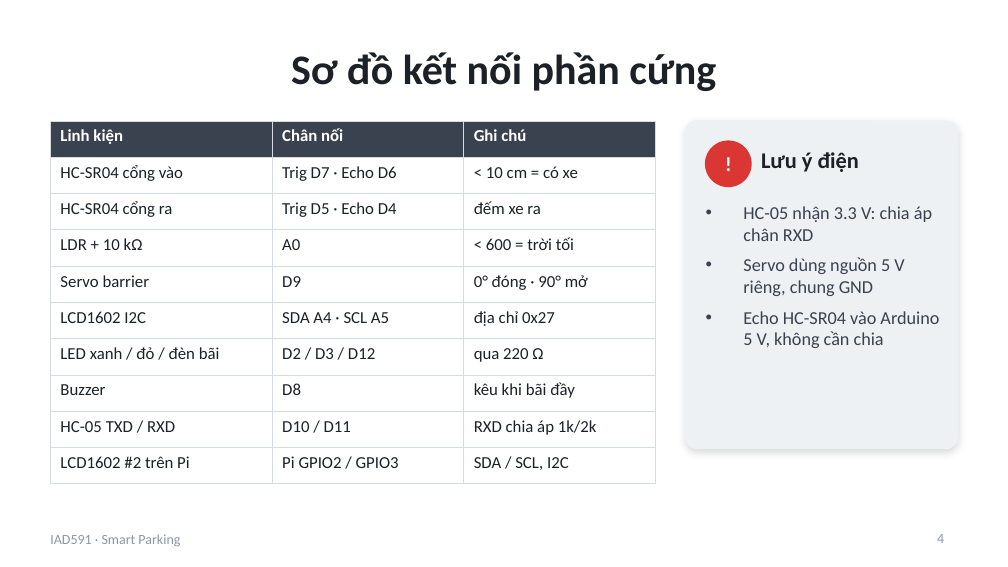
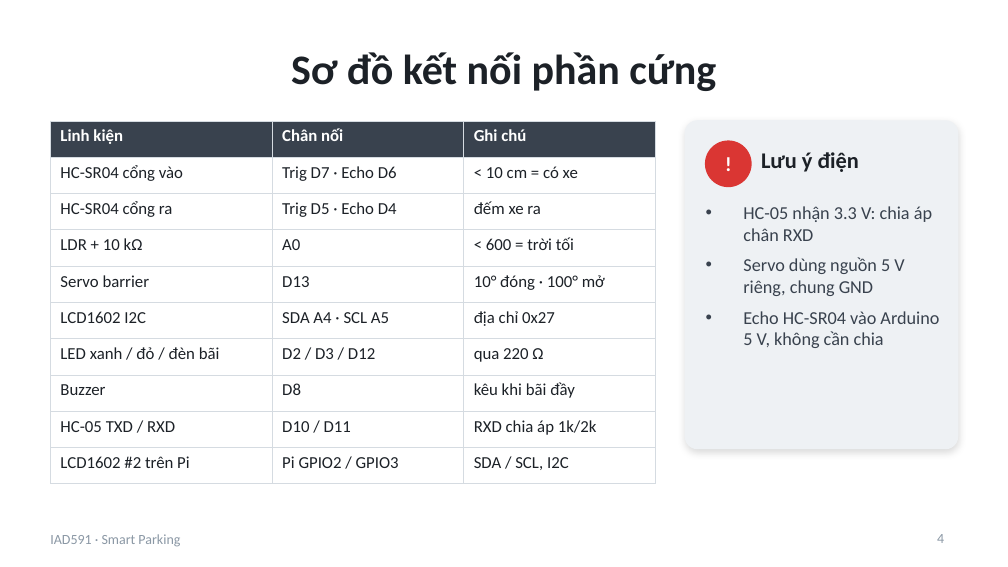
Before and after one commit to haihpse150218/iad591-smart-parking, a slide deck: slide 4 of docs/SmartParking_IAD591.pptx. Drawn at 1008x567 pixels with LibreOffice and Linux fonts; fonts in the diff are those of the drawing. Boxes give left, top, right and bottom in pixels: in the first picture for what was removed or moved away, otherwise in the second. Text is boxed around its words. In the diff, an @@ line names an element or a change of style, - is before the commit and + after.

```diff
--- a/docs/SmartParking_IAD591.pptx
+++ b/docs/SmartParking_IAD591.pptx
@@ table at (x1=50, y1=121, x2=655, y2=474) @@
-row 5, column 2: D9
+row 5, column 2: D13
-row 5, column 3: 0° đóng · 90° mở
+row 5, column 3: 10° đóng · 100° mở
```
Also in this commit, not shown: 3 other files.
